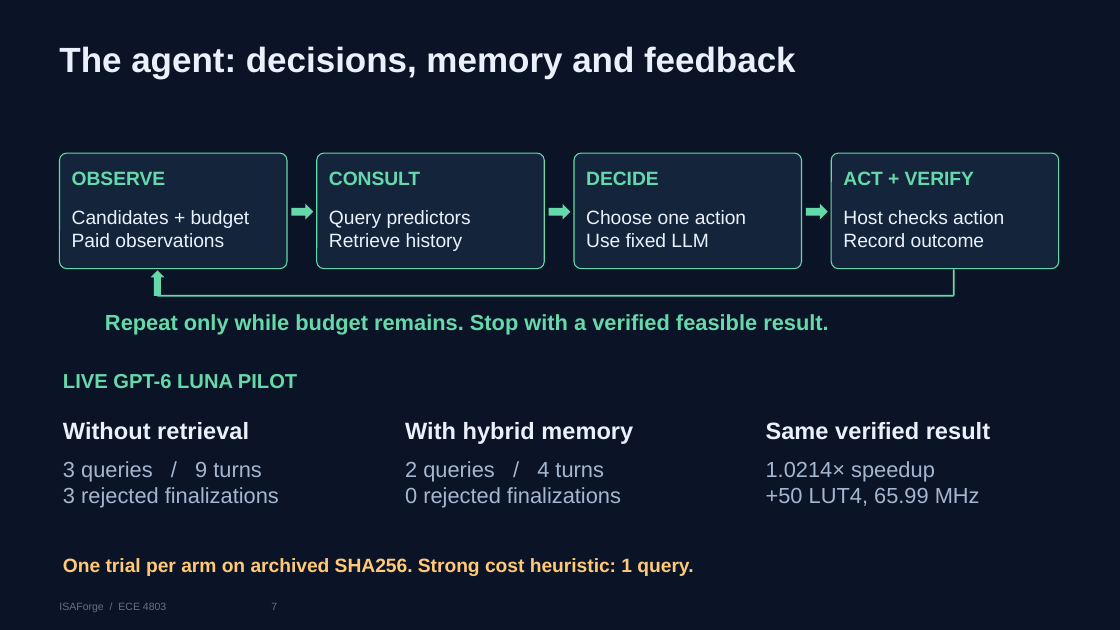
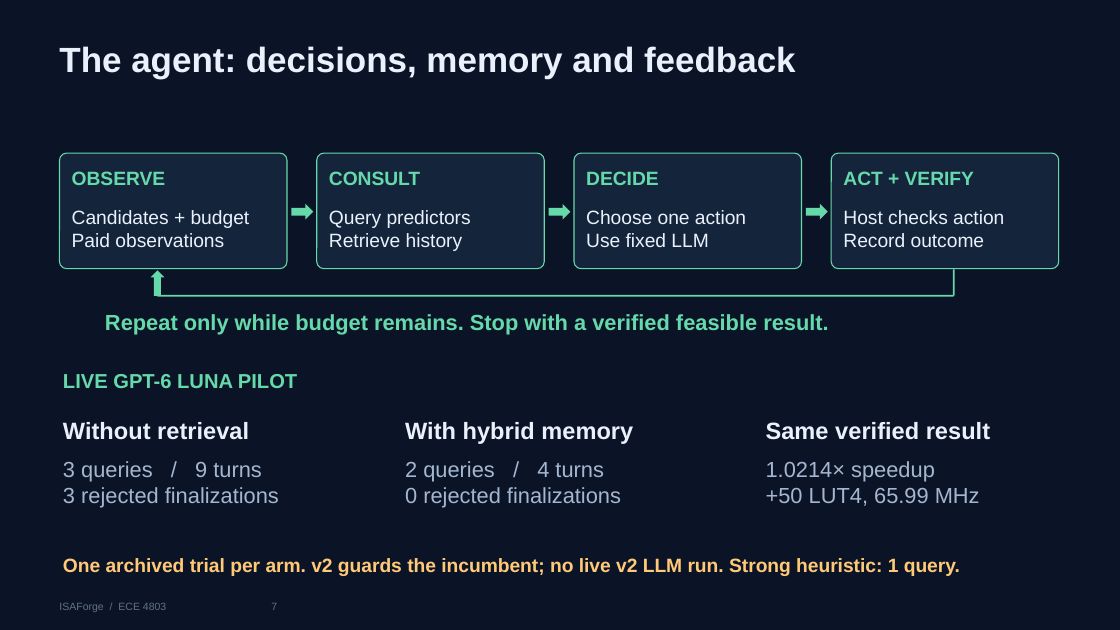
Before and after one commit to jas0nriverah/agentic-riscv-codesign, a slide deck: slide 7 of submissions/midterm-2026-10-28/isaforge-midterm-progress-slides-final.pptx. Drawn at 1120x630 pixels with LibreOffice and Linux fonts; fonts in the diff are those of the drawing. Boxes give left, top, right and bottom in pixels: in the first picture for what was removed or moved away, otherwise in the second. Text is boxed around its words. In the diff, an @@ line names an element or a change of style, - is before the commit and + after.

Commit message:
Harden selector v2 incumbent finalization

```diff
--- a/submissions/midterm-2026-10-28/isaforge-midterm-progress-slides-final.pptx
+++ b/submissions/midterm-2026-10-28/isaforge-midterm-progress-slides-final.pptx
@@ text at (x1=63, y1=558, x2=960, y2=576): text changed @@
-One trial per arm on archived SHA256. Strong cost heuristic: 1 query.
+One archived trial per arm. v2 guards the incumbent; no live v2 LLM run. Strong heuristic: 1 query.
```
Also in this commit, not shown: 1 other slide changed, 40 other files.
